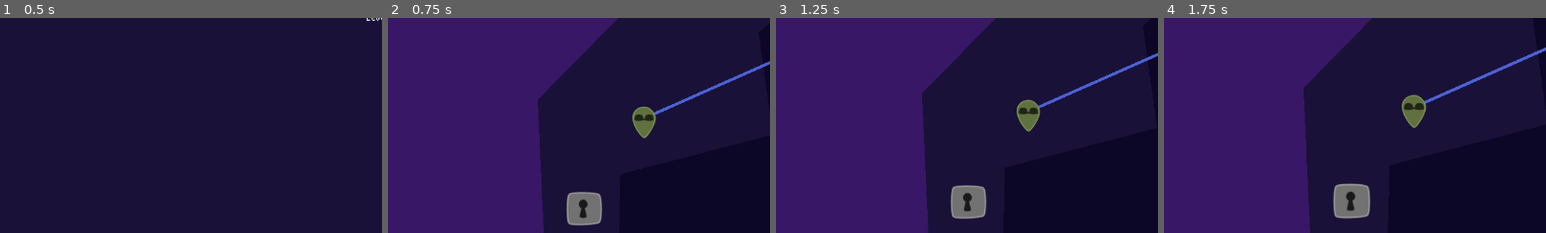
Above: before the commit, frames 1-4 (left to right).
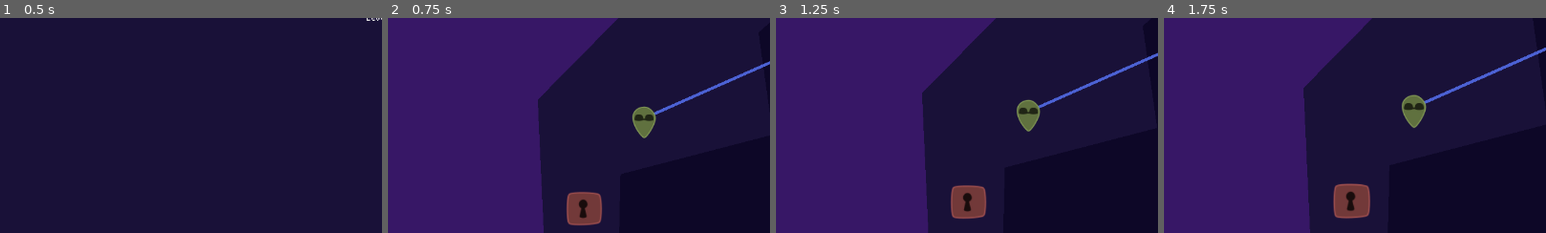
Above: after the commit, the same moments.

Repository: jacobabarbary/BooleanCircuit
Game: Godot game, scene res://game.tscn
Same seed, same stepped clock (60 frames per second), same inputs: the game is played once before the commit and once after it.
Inputs:
- Up to frame 1 (0.5 s): no input
- Up to frame 2 (0.75 s): click "Play" at 0.5 s
- Up to frame 3 (1.25 s): no input
- Up to frame 4 (1.75 s): tap S (Player2Action) at 1.35 s
The pictures show only the part of the screen within x 0-50%, y 45-95%; the shares and areas given below are measured in that part.

Frame 1 is identical in both runs. In frame 2, 1.2% of the frame differs, in the area x 46-56%, y 80-97%; in frame 3, 1.2%; in frame 4, 1.3%, in the area x 44-54%, y 76-94%.

Commit message:
added color to the door

Diff:
--- a/door.gd
+++ b/door.gd
@@ -1,4 +1,8 @@
 extends StaticBody2D
+
+
+const DISABLED_COLOR = Color(0.5,0.5,0.5,0.3)
+const ENABLED_COLOR = Color(1,0.5,0.5,1)
 
 export var door_type = 1
 
@@ -12,7 +16,8 @@
 
 	if type == door_type and triggered == true:
 		collider.disabled = true
-		sprite.visible = false
+		sprite.modulate = DISABLED_COLOR
 	else:
 		collider.disabled = false
+		sprite.modulate = ENABLED_COLOR
 		sprite.visible = true
--- a/door.tscn
+++ b/door.tscn
@@ -15,6 +15,7 @@
 shape = SubResource( 1 )
 
 [node name="Sprite" type="Sprite" parent="."]
+modulate = Color( 2.89, 0.45, 0.45, 1 )
 position = Vector2( -0.794403, -1.19164 )
 texture = ExtResource( 2 )
 vframes = 2
